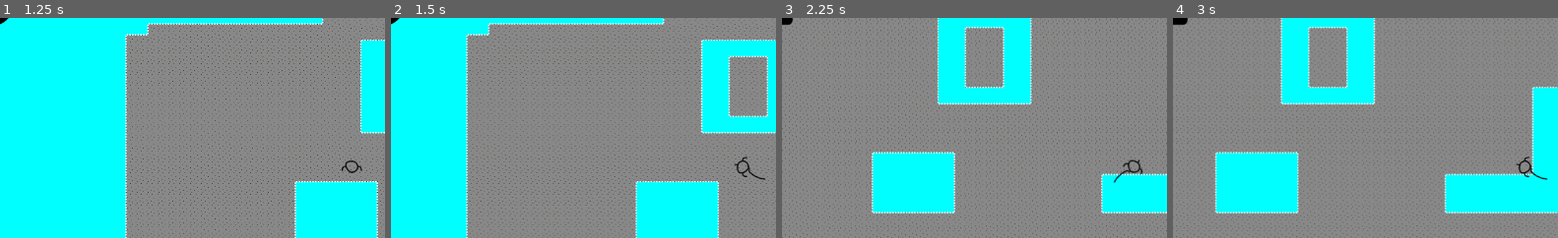
Above: before the commit, frames 1-4 (left to right).
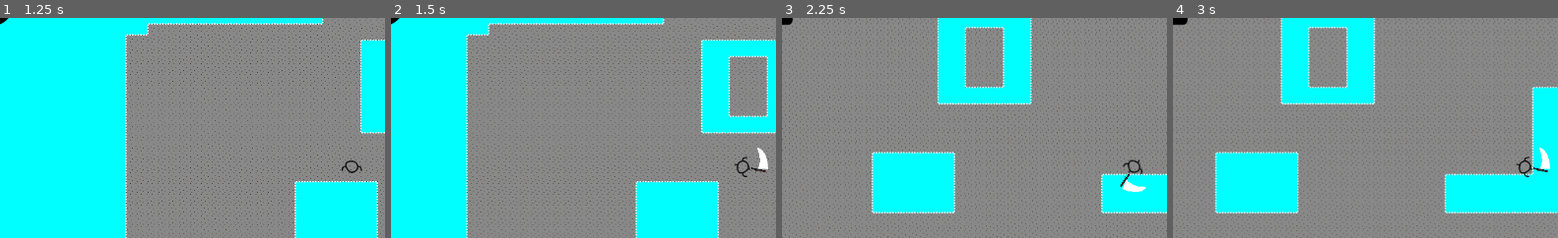
Above: after the commit, the same moments.

Repository: Kagaminara/POUP
Game: Godot game, scene res://scenes/main/main.tscn
Two runs of this game, one before a commit and one after it. Both use one fixed random seed, a clock stepped at 60 frames per second and the inputs below.
Inputs:
- Up to frame 1 (1.25 s): click "Play" at 0.5 s
- Up to frame 2 (1.5 s): tap Enter at 1.25 s; hold Right (move_right) from 1.28 s (still down); tap Space (attack) at 1.35 s
- Up to frame 3 (2.25 s): release Right (move_right) at 2.03 s; hold Down (move_down) from 2.03 s (still down); tap Space (attack) at 2.1 s
- Up to frame 4 (3 s): release Down (move_down) at 2.78 s; hold Right (move_right) from 2.78 s (still down); tap Space (attack) at 2.85 s
The pictures show only the part of the screen within x 5-55%, y 16-66%; the shares and areas given below are measured in that part.

Frame 1 is identical in both runs. In frame 2, 0.3% of the frame differs, in the area x 92-98%, y 58-74%; in frame 3, 0.3%, in the area x 86-95%, y 69-80%; in frame 4, 0.3%.

Commit message:
feat(abilities): Added light attacks
Contains animation and dynamic hitboxes.

Diff:
--- a/POUP2/scenes/UI/ui.tscn
+++ b/POUP2/scenes/UI/ui.tscn
@@ -1956,6 +1956,7 @@
 "
 
 [node name="HighScoreLabel" type="Label" parent="LoserScreen"]
+layout_mode = 0
 offset_left = -62.0
 offset_top = -188.0
 offset_right = 66.0
--- /dev/null
+++ b/POUP2/scenes/attakcs/light_attakc/attakc.tscn
@@ -0,0 +1,190 @@
+[gd_scene load_steps=8 format=3 uid="uid://j7emeppr5woi"]
+
+[ext_resource type="Script" path="res://scenes/attakcs/light_attakc/scripts/attakc.gd" id="1_yalb5"]
+[ext_resource type="Texture2D" uid="uid://b7kom0fnbwxcp" path="res://scenes/attakcs/light_attakc/sprites/epe.png" id="2_2git4"]
+[ext_resource type="Texture2D" uid="uid://bapf30c7llm2j" path="res://scenes/attakcs/light_attakc/sprites/trail.png" id="2_m7pnc"]
+
+[sub_resource type="Animation" id="Animation_q6474"]
+length = 0.001
+tracks/0/type = "value"
+tracks/0/imported = false
+tracks/0/enabled = true
+tracks/0/path = NodePath("Attakc/polygons:position")
+tracks/0/interp = 1
+tracks/0/loop_wrap = true
+tracks/0/keys = {
+"times": PackedFloat32Array(0),
+"transitions": PackedFloat32Array(1),
+"update": 0,
+"values": [Vector2(0, -23)]
+}
+tracks/1/type = "value"
+tracks/1/imported = false
+tracks/1/enabled = true
+tracks/1/path = NodePath("Attakc/polygons:rotation")
+tracks/1/interp = 1
+tracks/1/loop_wrap = true
+tracks/1/keys = {
+"times": PackedFloat32Array(0),
+"transitions": PackedFloat32Array(1),
+"update": 0,
+"values": [0.0]
+}
+tracks/2/type = "value"
+tracks/2/imported = false
+tracks/2/enabled = true
+tracks/2/path = NodePath("Attakc:rotation")
+tracks/2/interp = 1
+tracks/2/loop_wrap = true
+tracks/2/keys = {
+"times": PackedFloat32Array(0),
+"transitions": PackedFloat32Array(1),
+"update": 0,
+"values": [0.0]
+}
+tracks/3/type = "value"
+tracks/3/imported = false
+tracks/3/enabled = true
+tracks/3/path = NodePath("Attakc/polygons/trail:visible")
+tracks/3/interp = 1
+tracks/3/loop_wrap = true
+tracks/3/keys = {
+"times": PackedFloat32Array(0),
+"transitions": PackedFloat32Array(1),
+"update": 1,
+"values": [true]
+}
+tracks/4/type = "value"
+tracks/4/imported = false
+tracks/4/enabled = true
+tracks/4/path = NodePath("Attakc/polygons/trail:scale")
+tracks/4/interp = 1
+tracks/4/loop_wrap = true
+tracks/4/keys = {
+"times": PackedFloat32Array(0.001),
+"transitions": PackedFloat32Array(1),
+"update": 0,
+"values": [Vector2(-1.5, 1.2)]
+}
+tracks/5/type = "value"
+tracks/5/imported = false
+tracks/5/enabled = true
+tracks/5/path = NodePath("Attakc/polygons/trail:rotation")
+tracks/5/interp = 1
+tracks/5/loop_wrap = true
+tracks/5/keys = {
+"times": PackedFloat32Array(0.001),
+"transitions": PackedFloat32Array(1),
+"update": 0,
+"values": [-0.181514]
+}
+tracks/6/type = "value"
+tracks/6/imported = false
+tracks/6/enabled = true
+tracks/6/path = NodePath("colitrail/Penillision:disabled")
+tracks/6/interp = 1
+tracks/6/loop_wrap = true
+tracks/6/keys = {
+"times": PackedFloat32Array(0),
+"transitions": PackedFloat32Array(1),
+"update": 1,
+"values": [false]
+}
+
+[sub_resource type="Animation" id="Animation_d7sie"]
+resource_name = "attakc"
+length = 0.5
+step = 0.01
+tracks/0/type = "value"
+tracks/0/imported = false
+tracks/0/enabled = true
+tracks/0/path = NodePath("Attakc:rotation")
+tracks/0/interp = 1
+tracks/0/loop_wrap = true
+tracks/0/keys = {
+"times": PackedFloat32Array(0, 0.06, 0.19),
+"transitions": PackedFloat32Array(1, 1, 1),
+"update": 0,
+"values": [-2.21657, -1.78373, 1.75929]
+}
+tracks/1/type = "value"
+tracks/1/imported = false
+tracks/1/enabled = true
+tracks/1/path = NodePath("Attakc/polygons/trail:visible")
+tracks/1/interp = 1
+tracks/1/loop_wrap = true
+tracks/1/keys = {
+"times": PackedFloat32Array(0, 0.06, 0.19),
+"transitions": PackedFloat32Array(1, 1, 1),
+"update": 1,
+"values": [false, true, false]
+}
+tracks/2/type = "value"
+tracks/2/imported = false
+tracks/2/enabled = true
+tracks/2/path = NodePath("colitrail/Penillision:disabled")
+tracks/2/interp = 1
+tracks/2/loop_wrap = true
+tracks/2/keys = {
+"times": PackedFloat32Array(0, 0.09, 0.19),
+"transitions": PackedFloat32Array(1, 1, 1),
+"update": 1,
+"values": [true, false, true]
+}
+
+[sub_resource type="AnimationLibrary" id="AnimationLibrary_2tmig"]
+_data = {
+"RESET": SubResource("Animation_q6474"),
+"attakc": SubResource("Animation_d7sie")
+}
+
+[sub_resource type="RectangleShape2D" id="RectangleShape2D_pmn8b"]
+size = Vector2(86, 200)
+
+[node name="AttakcLight" type="Node2D"]
+script = ExtResource("1_yalb5")
+
+[node name="AnimationPlayer" type="AnimationPlayer" parent="."]
+libraries = {
+"": SubResource("AnimationLibrary_2tmig")
+}
+autoplay = "attakc"
+
+[node name="Attakc" type="Node2D" parent="."]
+
+[node name="polygons" type="Area2D" parent="Attakc"]
+position = Vector2(0, -23)
+scale = Vector2(0.1, 0.1)
+collision_layer = 0
+collision_mask = 2
+
+[node name="CollisionShape2D" type="CollisionShape2D" parent="Attakc/polygons"]
+visible = false
+position = Vector2(1, -39)
+shape = SubResource("RectangleShape2D_pmn8b")
+disabled = true
+
+[node name="trail" type="Sprite2D" parent="Attakc/polygons"]
+position = Vector2(-136.42, 21.45)
+rotation = -0.181514
+scale = Vector2(-1.5, 1.2)
+texture = ExtResource("2_m7pnc")
+
+[node name="epe" type="Sprite2D" parent="Attakc/polygons"]
+scale = Vector2(-1, 1)
+texture = ExtResource("2_2git4")
+
+[node name="colitrail" type="Area2D" parent="."]
+visible = false
+position = Vector2(-3, 1)
+collision_layer = 0
+collision_mask = 2
+
+[node name="Penillision" type="CollisionPolygon2D" parent="colitrail"]
+position = Vector2(-3, -1)
+scale = Vector2(1.22266, 1.22266)
+polygon = PackedVector2Array(26, -8, 20, -5, 21, 0, 29, 2, 31, -5, 34, -6, 34, -16, 27, -25, 8.9968, -31.0799, -8.17892, -27.8083, -20, -17, -23, -8, -18, -3, -8, -12, -4, -15, 3, -17, 9, -17, 19, -14)
+
+[connection signal="animation_finished" from="AnimationPlayer" to="." method="_on_animation_player_animation_finished"]
+[connection signal="body_entered" from="Attakc/polygons" to="." method="_on_body_entered"]
+[connection signal="body_entered" from="colitrail" to="." method="_on_body_entered"]
--- /dev/null
+++ b/POUP2/scenes/attakcs/light_attakc/scripts/attakc.gd
@@ -0,0 +1,9 @@
+extends Node2D
+signal enemy_ded
+
+func _on_body_entered(body):
+	enemy_ded.emit()
+	body.queue_free()
+
+func _on_animation_player_animation_finished(anim_name):
+	$".".queue_free()
--- a/POUP2/scenes/player/attakc.tscn
+++ /dev/null
@@ -1,44 +0,0 @@
-[gd_scene load_steps=7 format=3 uid="uid://bcu2ogv2g4ehc"]
-
-[ext_resource type="Texture2D" uid="uid://cj5iyi5py0au3" path="res://scenes/player/sprites/attack 1.png" id="1_toa0u"]
-[ext_resource type="Texture2D" uid="uid://dsnr33fwetfc" path="res://scenes/player/sprites/attack 2.png" id="2_i0hdy"]
-[ext_resource type="Texture2D" uid="uid://oyh3dw004jtm" path="res://scenes/player/sprites/attack 3.png" id="3_j1xix"]
-[ext_resource type="Script" path="res://scenes/player/scripts/attakc.gd" id="4_1d87o"]
-
-[sub_resource type="SpriteFrames" id="SpriteFrames_p26ct"]
-animations = [{
-"frames": [{
-"duration": 0.7,
-"texture": ExtResource("1_toa0u")
-}, {
-"duration": 0.3,
-"texture": ExtResource("2_i0hdy")
-}, {
-"duration": 1.8,
-"texture": ExtResource("3_j1xix")
-}],
-"loop": false,
-"name": &"basic",
-"speed": 5.0
-}]
-
-[sub_resource type="RectangleShape2D" id="RectangleShape2D_e6jke"]
-size = Vector2(48, 48)
-
-[node name="Attakc" type="Area2D"]
-collision_layer = 0
-collision_mask = 2
-script = ExtResource("4_1d87o")
-
-[node name="AnimatedSprite2D" type="AnimatedSprite2D" parent="."]
-sprite_frames = SubResource("SpriteFrames_p26ct")
-animation = &"basic"
-autoplay = "basic"
-frame_progress = 0.996267
-
-[node name="CollisionShape2D" type="CollisionShape2D" parent="."]
-shape = SubResource("RectangleShape2D_e6jke")
-
-[connection signal="body_entered" from="." to="." method="_on_body_entered"]
-[connection signal="enemy_ded" from="." to="." method="_on_enemy_ded"]
-[connection signal="animation_finished" from="AnimatedSprite2D" to="." method="_on_animated_sprite_2d_animation_finished"]
--- a/POUP2/scenes/player/player.tscn
+++ b/POUP2/scenes/player/player.tscn
@@ -1,8 +1,8 @@
 [gd_scene load_steps=8 format=3 uid="uid://b2lnudukff5he"]
 
 [ext_resource type="Script" path="res://scenes/player/scripts/player.gd" id="1_7ylwm"]
-[ext_resource type="PackedScene" uid="uid://bcu2ogv2g4ehc" path="res://scenes/player/attakc.tscn" id="2_o6732"]
 [ext_resource type="Texture2D" uid="uid://bkrjf0kt4ee3f" path="res://scenes/player/sprites/character-moving-A.png" id="2_ort88"]
+[ext_resource type="PackedScene" uid="uid://j7emeppr5woi" path="res://scenes/attakcs/light_attakc/attakc.tscn" id="2_xx7hq"]
 [ext_resource type="Texture2D" uid="uid://do235cxbg6yie" path="res://scenes/player/sprites/character-moving-B.png" id="3_6nsem"]
 [ext_resource type="Texture2D" uid="uid://byq4m2vagotuj" path="res://scenes/player/sprites/character A.png" id="4_rf5nx"]
 
@@ -34,7 +34,7 @@
 collision_layer = 0
 collision_mask = 5
 script = ExtResource("1_7ylwm")
-attack_scene = ExtResource("2_o6732")
+attack_scene = ExtResource("2_xx7hq")
 metadata/_edit_group_ = true
 
 [node name="AnimatedSprite2D" type="AnimatedSprite2D" parent="."]
--- a/POUP2/scenes/player/scripts/attakc.gd
+++ /dev/null
@@ -1,12 +0,0 @@
-extends Area2D
-signal enemy_ded
-
-func _on_animated_sprite_2d_animation_finished():
-	$".".queue_free()
-	pass # Replace with function body.
-
-
-func _on_body_entered(body):
-	enemy_ded.emit()
-	body.queue_free()
-	pass # Replace with function body.
--- a/POUP2/scenes/player/scripts/player.gd
+++ b/POUP2/scenes/player/scripts/player.gd
@@ -5,6 +5,7 @@
 @export var speed := 400 # How fast the player will move (pixels/sec).
 @export var attack_scene: PackedScene
 var fixed := true
+var current_attack: Node2D
 
 func start(pos):
 	position = pos
@@ -50,10 +51,12 @@
 	enemy_kill.emit()
 
 func attack():
+	if (is_instance_valid(current_attack)):
+		return
 	var attack_scn := attack_scene.instantiate()
-	attack_scn.position = Vector2.UP *20
 	attack_scn.connect("enemy_ded", on_enemy_ded)
 	self.add_child(attack_scn)
+	current_attack = attack_scn
 
 func _input(event):
 	if (Input.is_action_just_pressed("attack")):
Binary file added: POUP2/scenes/attakcs/light_attakc/sprites/epe.png
Not shown, added: POUP2/scenes/attakcs/light_attakc/sprites/epe.png.import
Binary file added: POUP2/scenes/attakcs/light_attakc/sprites/trail.png
Not shown, added: POUP2/scenes/attakcs/light_attakc/sprites/trail.png.import
Not shown, changed: README.md
